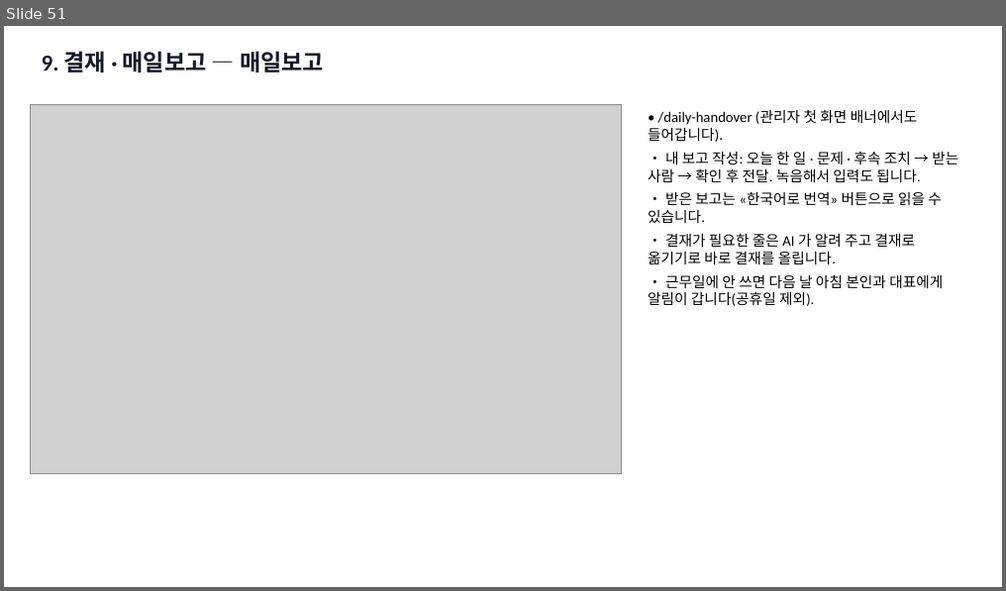
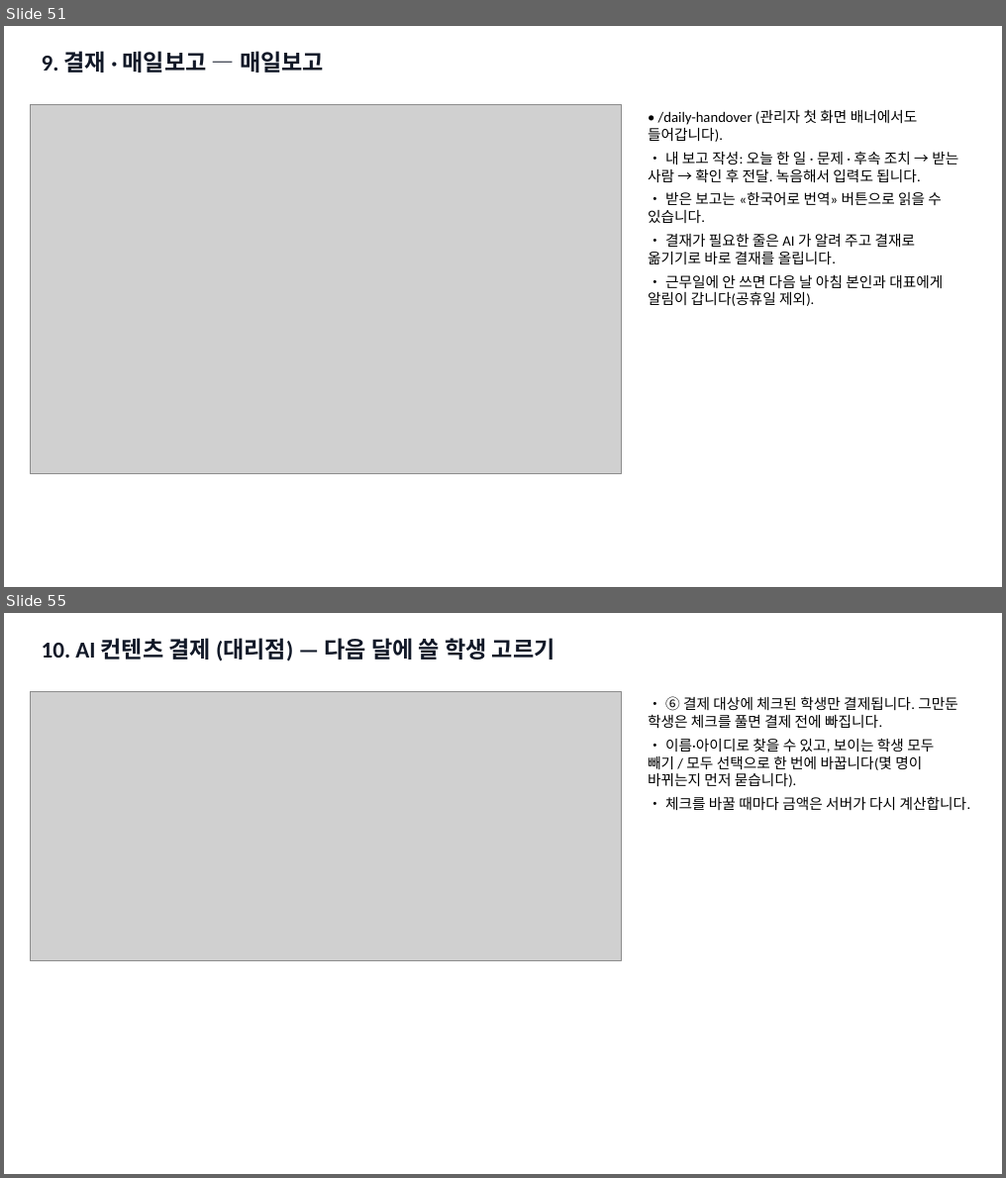
Before and after one commit to navy111p-sudo/mangoiweb, a slide deck: cloudflare-deploy/public/library/admin/admin-kr.pptx. Shown one above the other, each under a label of ours: slide 51 before the commit, slides 51 and 55 after it; the slides between them are not shown. The pictures are 1006x591 and 1006x1178 pixels, drawn with LibreOffice and Linux fonts; fonts in the diff are those of the drawing; grey boxes stand for pictures. Boxes give left, top, right and bottom in pixels: in the first picture for what was removed or moved away, otherwise in the second. Text is boxed around its words. In the diff, an @@ line names an element or a change of style, - is before the commit and + after.

```diff
--- a/cloudflare-deploy/public/library/admin/admin-kr.pptx
+++ b/cloudflare-deploy/public/library/admin/admin-kr.pptx
@@ slide 55 added at bbox=[4, 613, 1002, 1174], background #FFFFFF @@
@@ text added at bbox=[42, 638, 555, 662], 22 pt, text #111827, bold @@
+10. AI 컨텐츠 결제 (대리점) — 다음 달에 쓸 학생 고르기
@@ picture added at bbox=[30, 691, 622, 960] @@
@@ text added at bbox=[648, 696, 971, 810], 14 pt, text #000000 @@
+• ⑥ 결제 대상에 체크된 학생만 결제됩니다. 그만둔 학생은 체크를 풀면 결제 전에 빠집니다.
+• 이름·아이디로 찾을 수 있고, 보이는 학생 모두 빼기 / 모두 선택으로 한 번에 바꿉니다(몇 명이 바뀌는지 먼저 묻습니다).
+• 체크를 바꿀 때마다 금액은 서버가 다시 계산합니다.
```
Also in this commit, not shown: 3 slides changed, 6 other slides added, 21 other files.
